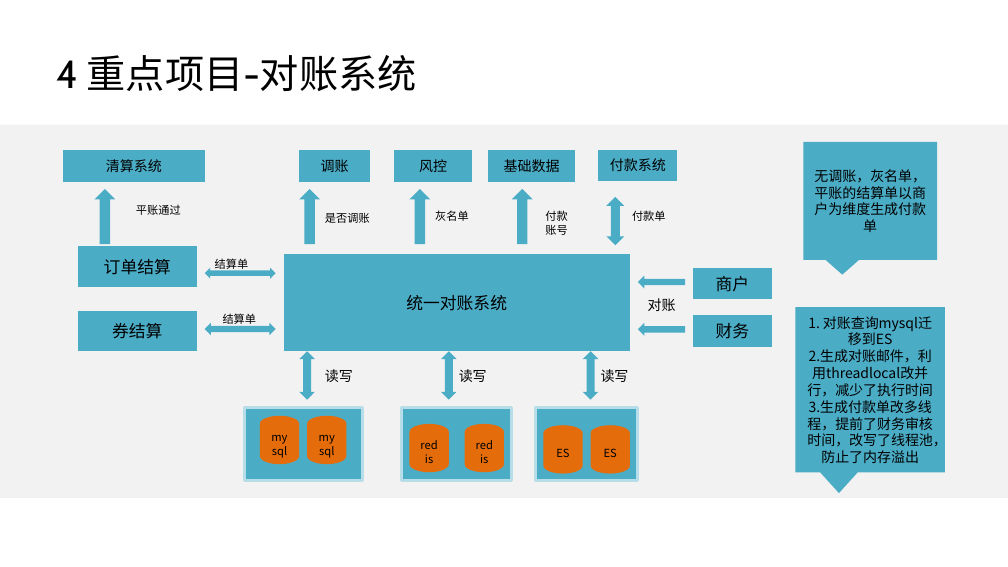
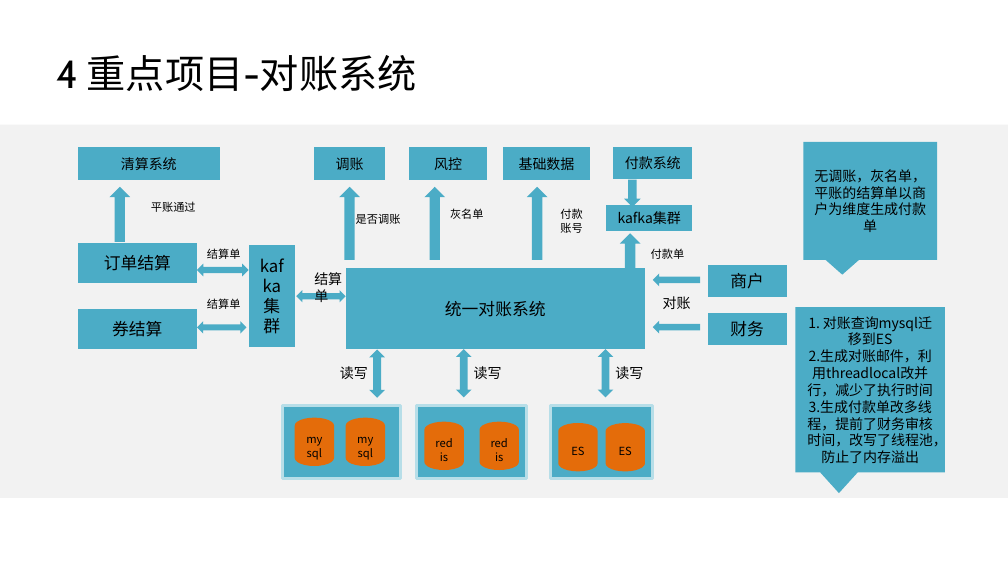
Before and after one commit to wl1990/disuser_wr, a slide deck: slide 7 of src/doc/职级评审_商城技术部-王雷.pptx. Drawn at 1008x567 pixels with LibreOffice and Linux fonts; fonts in the diff are those of the drawing; background and template pictures are left out. Boxes give left, top, right and bottom in pixels: in the first picture for what was removed or moved away, otherwise in the second. Text is boxed around its words. In the diff, an @@ line names an element or a change of style, - is before the commit and + after.

Commit message:
2017 06 14

```diff
--- a/src/doc/职级评审_商城技术部-王雷.pptx
+++ b/src/doc/职级评审_商城技术部-王雷.pptx
@@ down arrow added at bbox=[624, 179, 640, 207], fill #4BACC6 @@
@@ down arrow: place and size @@
-down arrow at bbox=[299, 188, 321, 244]
+down arrow at bbox=[339, 186, 360, 259]
@@ text "是否调账": place and size @@
-text "是否调账" at bbox=[325, 213, 370, 223]
+text "是否调账" at bbox=[356, 214, 401, 224]
@@ down arrow: place and size @@
-down arrow at bbox=[409, 188, 430, 244]
+down arrow at bbox=[424, 186, 446, 259]
@@ down arrow: place and size @@
-down arrow at bbox=[512, 188, 533, 244]
+down arrow at bbox=[527, 186, 548, 259]
@@ rectangle added at bbox=[606, 205, 691, 231], fill #4BACC6, 10 pt, text #000000 @@
+kafka集群
@@ up down arrow removed at bbox=[607, 197, 625, 245] @@
@@ down arrow added at bbox=[620, 233, 641, 276], fill #4BACC6 @@
@@ rectangle "订单结算": place and size @@
-rectangle "订单结算" at bbox=[78, 247, 197, 287]
+rectangle "订单结算" at bbox=[78, 243, 197, 283]
@@ text "结算单": place and size @@
-text "结算单" at bbox=[215, 258, 249, 271]
+text "结算单" at bbox=[207, 248, 241, 259]
@@ left right arrow: place and size @@
-left right arrow at bbox=[205, 268, 275, 279]
+left right arrow at bbox=[197, 263, 248, 276]
@@ rectangle added at bbox=[249, 245, 295, 346], fill #4BACC6, 12 pt, text #000000 @@
+kafka集群
@@ rectangle "统一对账系统": place and size @@
-rectangle "统一对账系统" at bbox=[283, 254, 630, 351]
+rectangle "统一对账系统" at bbox=[346, 268, 645, 349]
@@ text "付款单": place and size @@
-text "付款单" at bbox=[632, 210, 666, 221]
+text "付款单" at bbox=[651, 248, 685, 259]
@@ text "结算单": place and size @@
-text "结算单" at bbox=[223, 313, 257, 324]
+text "结算单" at bbox=[207, 298, 241, 309]
@@ left right arrow added at bbox=[296, 290, 346, 302], fill #4BACC6 @@
@@ text added at bbox=[314, 272, 342, 305], 10 pt, text #000000 @@
+结算单
@@ left right arrow: place and size @@
-left right arrow at bbox=[205, 323, 275, 335]
+left right arrow at bbox=[197, 322, 246, 334]
@@ 7 texts, 5 rectangles, 2 cylinders, 2 right arrows, 1 down arrow: place and size @@
-7 texts, 5 rectangles, 2 cylinders, 2 right arrows, 1 down arrow at bbox=[62, 149, 685, 474]
+7 texts, 5 rectangles, 2 cylinders, 2 right arrows, 1 down arrow at bbox=[78, 147, 701, 472]
@@ up down arrow: place and size @@
-up down arrow at bbox=[299, 352, 316, 400]
+up down arrow at bbox=[369, 350, 385, 398]
@@ rectangle: place and size @@
-rectangle at bbox=[244, 408, 362, 481]
+rectangle at bbox=[282, 405, 400, 478]
@@ cylinder "mysql": place and size @@
-cylinder "mysql" at bbox=[260, 416, 299, 465]
+cylinder "mysql" at bbox=[294, 417, 334, 466]
@@ cylinder "mysql": place and size @@
-cylinder "mysql" at bbox=[307, 416, 347, 465]
+cylinder "mysql" at bbox=[346, 417, 385, 466]
@@ 4 rectangles, 2 cylinders, 2 up down arrows: place and size @@
-4 rectangles, 2 cylinders, 2 up down arrows at bbox=[401, 268, 772, 481]
+4 rectangles, 2 cylinders, 2 up down arrows at bbox=[416, 265, 786, 478]
```
Also in this commit, not shown: 3 other slides changed.
